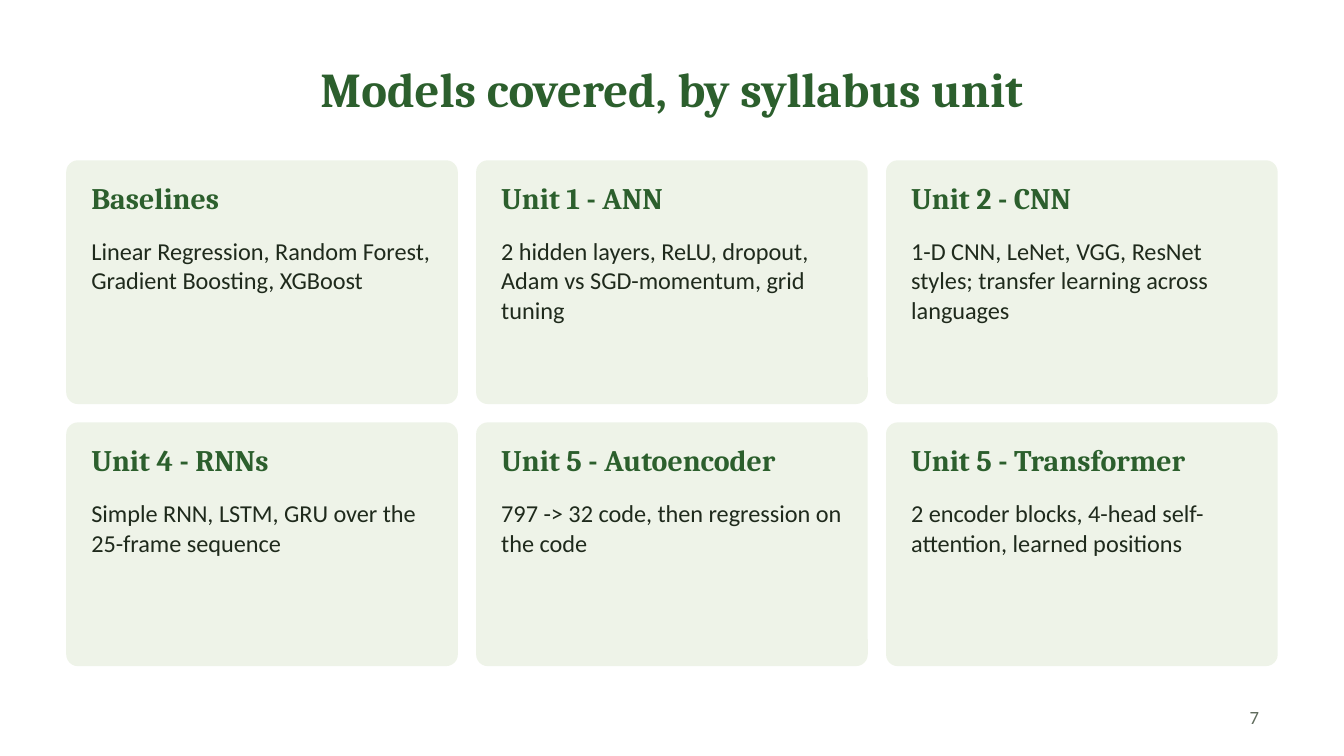
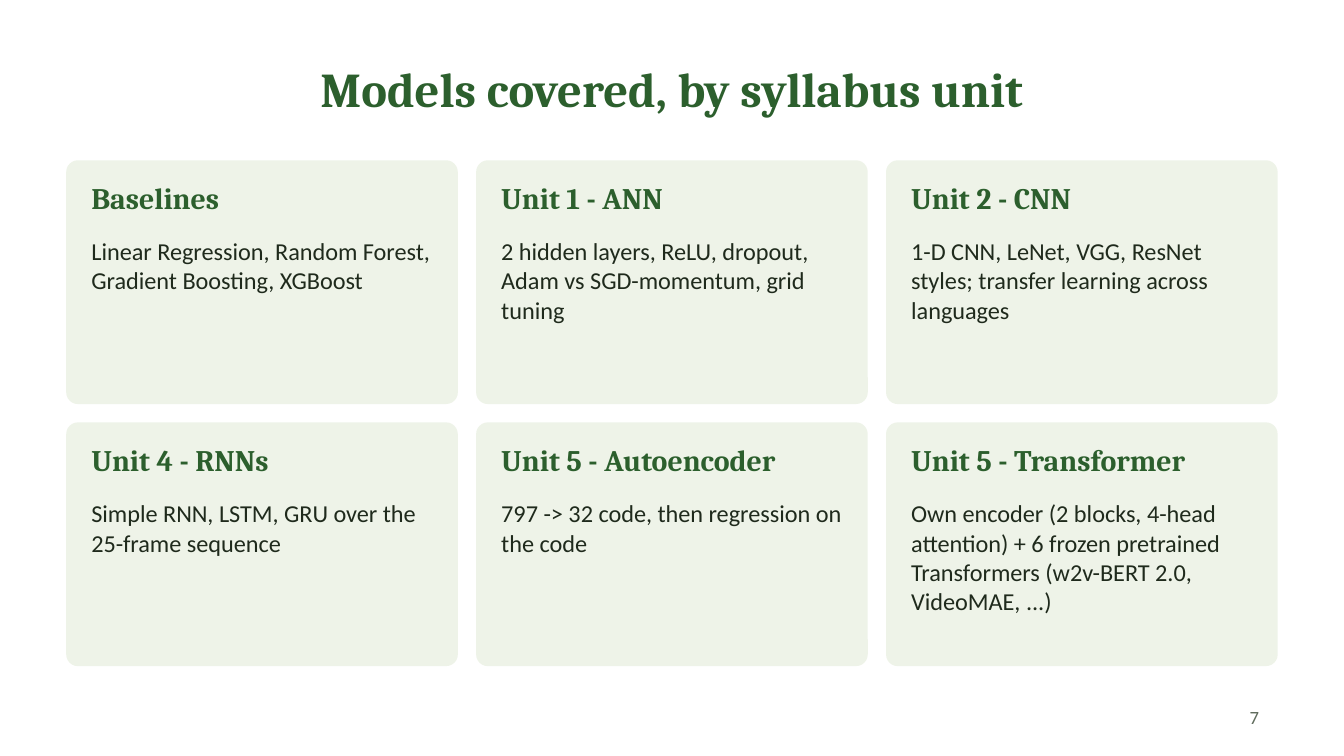
Before and after one commit to kshubham29/Cross-Lingual-Analysis-of-Non-Verbal-Behaviors-in-Human-Conversations-, a slide deck: slide 7 of Project_Presentation.pptx. Drawn at 1344x756 pixels with LibreOffice and Linux fonts; fonts in the diff are those of the drawing. Boxes give left, top, right and bottom in pixels: in the first picture for what was removed or moved away, otherwise in the second. Text is boxed around its words. In the diff, an @@ line names an element or a change of style, - is before the commit and + after.

Commit message:
Presentation: pretrained Transformers, improvements (best 0.777), significance, comparison with published work

```diff
--- a/Project_Presentation.pptx
+++ b/Project_Presentation.pptx
@@ text at [911,504,1219,613]: text changed @@
-2 encoder blocks, 4-head self-attention, learned positions
+Own encoder (2 blocks, 4-head attention) + 6 frozen pretrained Transformers (w2v-BERT 2.0, VideoMAE, ...)
```
Also in this commit, not shown: 7 other slides changed, 4 slides added.
